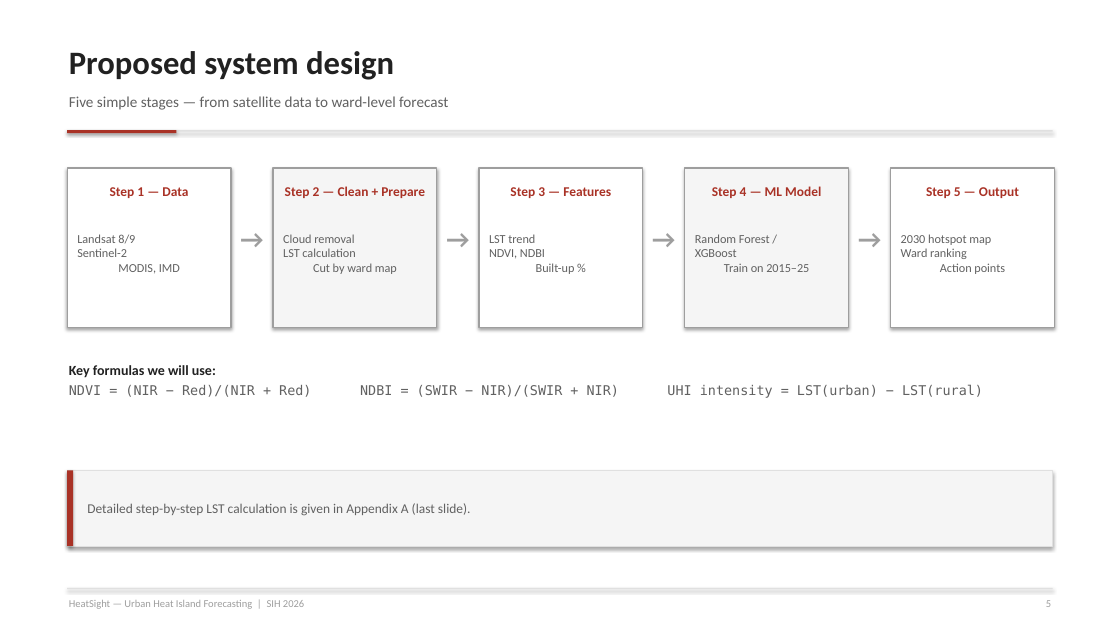
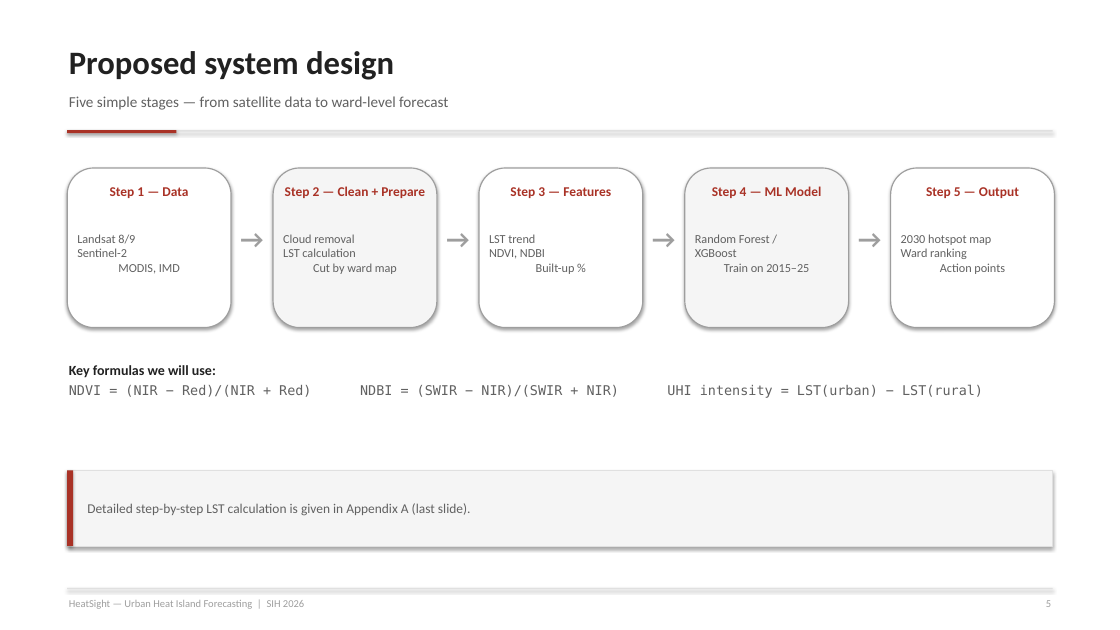
Before and after one commit to krrish021-ops/sihproj, a slide deck: slide 5 of uhi-ppt/HeatSight_UHI_PPT_Human.pptx. Drawn at 1120x630 pixels with LibreOffice and Linux fonts; fonts in the diff are those of the drawing. Boxes give left, top, right and bottom in pixels: in the first picture for what was removed or moved away, otherwise in the second. Text is boxed around its words. In the diff, an @@ line names an element or a change of style, - is before the commit and + after.

Commit message:
Human deck: replace work plan with layered architecture, polish design

```diff
--- a/uhi-ppt/HeatSight_UHI_PPT_Human.pptx
+++ b/uhi-ppt/HeatSight_UHI_PPT_Human.pptx
@@ rectangle to rounded rectangle in 5 elements at [67,168,231,328], [273,168,437,328], [479,168,643,328], [685,168,849,328], [891,168,1054,328] @@
```
Also in this commit, not shown: 1 other slide changed, 1 slide added, 1 slide removed, 1 other file.
